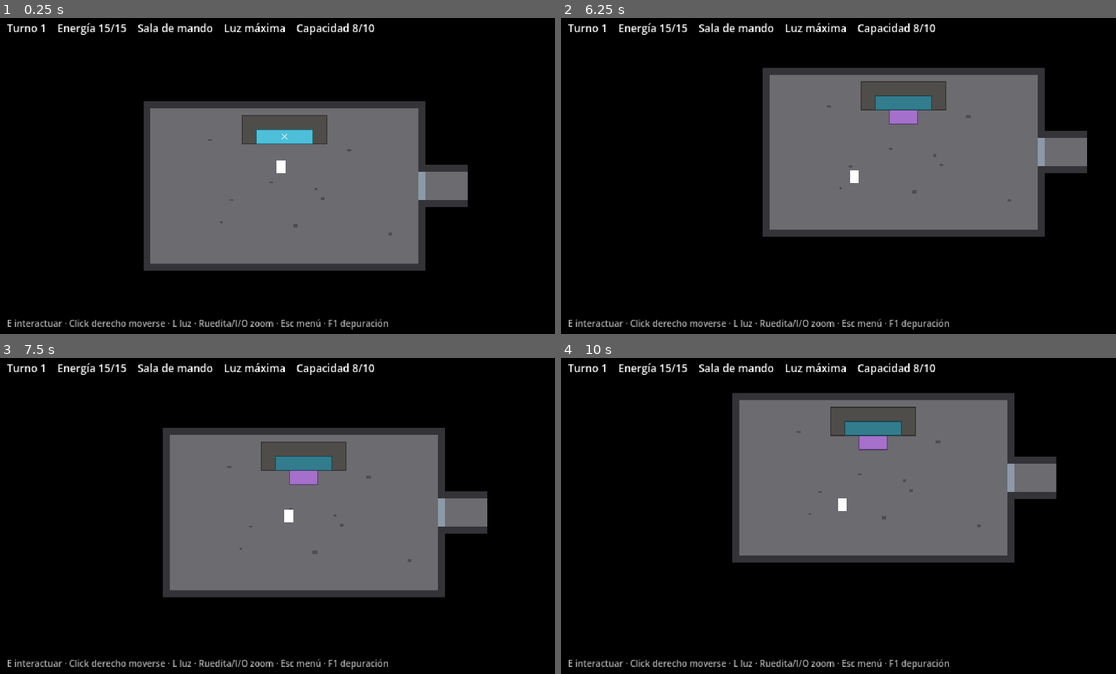
Above: before the commit, frames 1-4 (two rows, left to right).
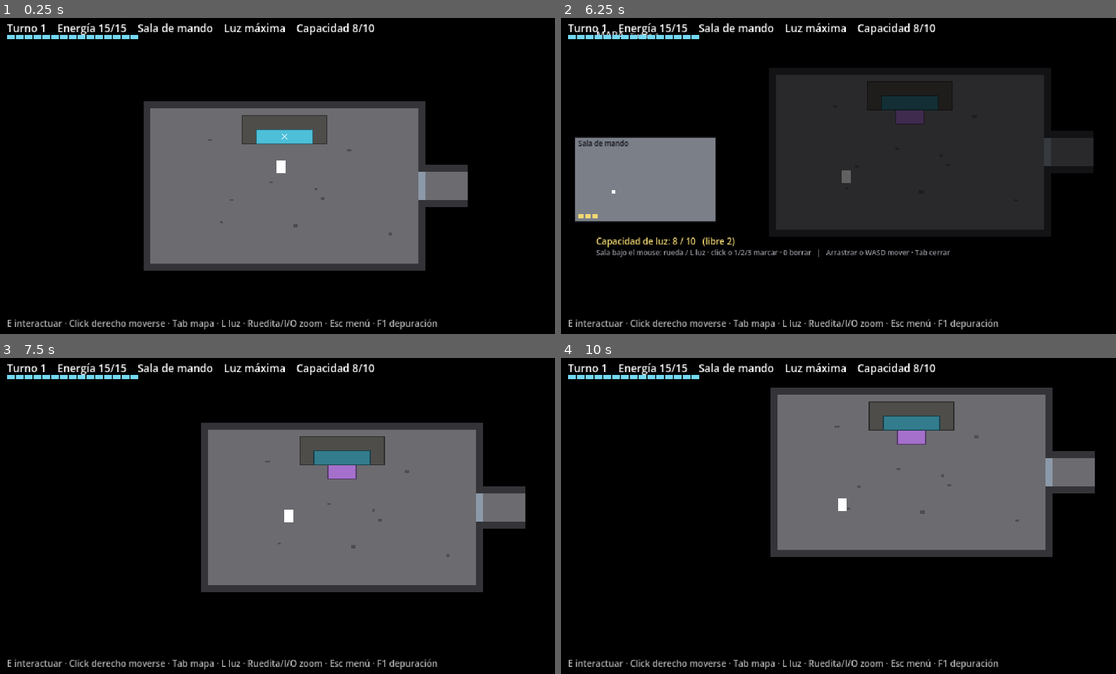
Above: after the commit, the same moments.

Repository: TeoBeltran/What-The-Ship-Remembers
Game: Godot game, scene res://escenas/juego.tscn
Two runs of this game, one before a commit and one after it. Both use one fixed random seed, a clock stepped at 60 frames per second and the inputs below.
Inputs (mouse positions are in pixels of both pictures, inside the frame that each line leads up to):
- Up to frame 1 (0.25 s): no input
- Up to frame 2 (6.25 s): tap Enter at 0.5, 2.75 s; move the mouse to (966, 160) at 0.52 s; hold D 0.53-1.28 s; tap Tab at 0.6, 6.05 s; click (966, 160) at 0.67 s; tap Space at 0.77, 1.25, 1.52, 3.02, 3.5, 3.77, 4.52, 6.02 s; tap L at 0.8, 1.35 s; move the mouse to (727, 191) at 1.27 s; hold S 1.28-2.03 s; click (727, 191) at 1.42 s; tap 1 at 1.55, 2.1 s; move the mouse to (899, 106) at 2.02 s; hold D 2.03-2.78 s; click (899, 106) at 2.17 s; tap 2 at 2.3, 2.85 s; move the mouse to (816, 239) at 2.77 s; hold W 2.78-3.53 s; click (816, 239) at 2.92 s; tap 3 at 3.05, 3.6 s; move the mouse to (1010, 223) at 3.52 s; hold A 3.53-5.03 s; click (1010, 223) at 3.67 s; tap 0 at 3.8, 4.35 s; tap Escape (ui_cancel) at 4.15 s; move the mouse to (672, 128) at 4.27 s; click (672, 128) at 4.42 s; tap Backspace at 4.55, 5.1 s; move the mouse to (871, 176) at 5.02 s; hold S 5.03-5.78 s; click (871, 176) at 5.17 s; tap Delete at 5.3, 5.85 s; move the mouse to (760, 97) at 5.77 s; hold D from 5.78 s (still down); click (760, 97) at 5.92 s
- Up to frame 3 (7.5 s): move the mouse to (405, 500) at 6.52 s; release D at 6.53 s; hold W 6.53-7.28 s; tap Tab at 6.6 s; click (405, 500) at 6.67 s; tap Space at 6.77 s; tap L at 6.8, 7.35 s; move the mouse to (166, 531) at 7.27 s; hold D from 7.28 s (still down); click (166, 531) at 7.42 s
- Up to frame 4 (10 s): tap Space at 7.52, 9.02, 9.77 s; tap 1 at 7.55, 8.1 s; move the mouse to (899, 446) at 8.02 s; release D at 8.03 s; hold S 8.03-8.78 s; click (899, 446) at 8.17 s; tap 2 at 8.3, 8.85 s; move the mouse to (816, 579) at 8.77 s; hold A 8.78-9.53 s; click (816, 579) at 8.92 s; tap 3 at 9.05, 9.6 s; move the mouse to (1010, 563) at 9.52 s; hold W from 9.53 s (still down); click (1010, 563) at 9.67 s; tap 0 at 9.8 s

The runs differ from the first frame. In frame 1, 1.0% of the frame differs, in the area x 1-79%, y 5-99%; in frame 2, 36%, in the area x 1-96%, y 4-99%; in frame 3, 15%; in frame 4, 15%.

Commit message:
Paso 7: HUD y mapa

Diff:
--- a/what-the-ship-remembers/scripts/interfaz.gd
+++ b/what-the-ship-remembers/scripts/interfaz.gd
@@ -1,7 +1,8 @@
 extends CanvasLayer
 ## Interfaz en greybox (pasos 3 a 5): estado arriba, caja de diálogo (con preguntas de opciones),
 ## avisos, indicación para interactuar, fundido a negro entre turnos y menú de pausa (Esc).
-## Paso 6: panel de luz (L) para repartir la capacidad entre las salas. En el paso 7 pasa al mapa (Tab).
+## Paso 6: panel de luz (L) para repartir la capacidad entre las salas (atajo; también se hace desde el mapa).
+## Paso 7: barra de energía y mapa con Tab (scripts/mapa.gd).
 
 signal dialogo_terminado
 signal respuesta(indice: int)
@@ -23,6 +24,8 @@
 var caja_opciones: HBoxContainer
 var negro: ColorRect
 var negro_texto: Label
+var mapa: Control
+var barra_energia: Control
 
 var _cola: Array = []          # líneas pendientes {hablante, texto}
 var _tiempo_mensaje := 0.0
@@ -35,7 +38,11 @@
 	# La interfaz está pensada a 640x360 y se agranda a la resolución real (1920x1080 → x3).
 	var escala: float = get_viewport().get_visible_rect().size.y / Medidas.UI_BASE.y
 	scale = Vector2(escala, escala)
+	# El mapa va primero: los mensajes y el estado se dibujan por encima.
+	mapa = preload("res://scripts/mapa.gd").new()
+	add_child(mapa)
 	estado = _label(Vector2(8, 4), 12)
+	_crear_barra_energia()
 	mensaje = _label(Vector2(8, 284), 12)
 	mensaje.size.x = 624
 	mensaje.horizontal_alignment = HORIZONTAL_ALIGNMENT_CENTER
@@ -368,7 +375,7 @@
 	_luz_nombres = nombres
 	_luz_salas.clear()
 	for s in Estado.salas:
-		if Estado.desbloqueadas.has(s):
+		if Estado.desbloqueadas.has(s) and Estado.visitadas.has(s):  # no revela salas donde nunca entró
 			_luz_salas.append(s)
 	_luz_salas.sort_custom(func(a, b): return int(Estado.salas[a]["numero"]) < int(Estado.salas[b]["numero"]))
 	_luz_sel = maxi(_luz_salas.find(Estado.sala_actual), 0)
@@ -448,3 +455,27 @@
 	var usada := Estado.capacidad_usada()
 	var total := Estado.cfg("capacidad_luz")
 	_luz_capacidad.text = "Capacidad: %d / %d   (libre %d)" % [usada, total, total - usada]
+
+
+# ============================================================
+# Barra de energía (paso 7)
+# ============================================================
+# Un segmento por punto de energía del turno, debajo del texto de estado.
+
+func _crear_barra_energia() -> void:
+	barra_energia = Control.new()
+	barra_energia.position = Vector2(8, 20)
+	barra_energia.size = Vector2(150, 5)
+	barra_energia.mouse_filter = Control.MOUSE_FILTER_IGNORE
+	add_child(barra_energia)
+	barra_energia.draw.connect(func():
+		var maximo := maxi(Estado.cfg("energia_por_turno"), 1)
+		var ancho := barra_energia.size.x / maximo
+		for i in maximo:
+			var lleno := i < Estado.energia
+			var c := Color(0.45, 0.85, 0.95) if lleno else Color(0.18, 0.2, 0.22)
+			if lleno and Estado.energia <= 3:
+				c = Color(0.95, 0.55, 0.35)  # poca energía
+			barra_energia.draw_rect(Rect2(i * ancho, 0, ancho - 1, barra_energia.size.y), c))
+	Estado.energia_cambiada.connect(func(_e): barra_energia.queue_redraw())
+	Estado.turno_empezado.connect(func(_t): barra_energia.queue_redraw())
--- a/what-the-ship-remembers/scripts/juego.gd
+++ b/what-the-ship-remembers/scripts/juego.gd
@@ -4,9 +4,10 @@
 ## Paso 4: objetos e interacción (E, o click derecho sobre un objeto), textos, avisos.
 ## Paso 5: interacciones forzadas como cinemática (camina solo hasta el objeto y recién ahí habla),
 ##         descansar hablando con NORA (cuando no tiene nada nuevo) y fin de turno al quedarse sin energía.
-## Paso 6: luz. Panel con L para repartir la capacidad (en el paso 7 pasa al mapa); oscuridad por sala.
+## Paso 6: luz. Panel con L para repartir la capacidad; oscuridad por sala.
+## Paso 7: mapa manteniendo Tab (luz con la rueda o L, marcas Pa/Pr/Ft) y barra de energía.
 ##
-## Controles: E interactuar · L luz · ruedita / I / O zoom · Esc menú
+## Controles: E interactuar · Tab mapa · L luz · ruedita / I / O zoom · Esc menú
 ## Pantalla: F11 pantalla completa
 ## Depuración (provisoria): F1 info e IDs · F2 abrir sala común · F3 recargar energía
 ##                          F4 turno siguiente · F5 cambiar la luz de la sala actual
@@ -41,6 +42,9 @@
 	nave.aviso.connect(ui.mostrar_mensaje)
 	ui.respuesta.connect(_on_respuesta)
 	ui.luz_pedida.connect(_on_luz_pedida)
+	ui.mapa.luz_pedida.connect(_on_luz_pedida)
+	ui.mapa.mensaje.connect(ui.mostrar_mensaje)
+	ui.mapa.configurar(nave, personaje, NOMBRES)
 	Estado.luz_cambiada.connect(func(_s, _n): _actualizar_hud(); ui.refrescar_luz())
 	Estado.evento_especial.connect(func(id):
 		if id == "arreglo_com":
@@ -63,7 +67,7 @@
 
 
 func _physics_process(_delta: float) -> void:
-	personaje.bloqueado = ui.dialogo_activo() or _fin_turno or ui.luz_abierta()
+	personaje.bloqueado = ui.dialogo_activo() or _fin_turno or ui.luz_abierta() or ui.mapa.visible
 	# ¿Entró a otra sala? (en los pasillos no se cambia de sala)
 	var sala: String = nave.sala_en(personaje.position)
 	if sala != "" and sala != Estado.sala_actual:
@@ -78,7 +82,7 @@
 		_pendiente = null
 		if obj.rect_global().grow(ALCANCE + 4 * E).has_point(personaje.position):
 			_interactuar_con(obj)
-	if ui.dialogo_activo() or ui.menu_abierto() or ui.luz_abierta() or _fin_turno or _alfa_terminado:
+	if ui.dialogo_activo() or ui.menu_abierto() or ui.luz_abierta() or ui.mapa.visible or _fin_turno or _alfa_terminado:
 		return
 	# Cinemática en curso: cuando llega (o se traba), recién ahí se dispara la interacción forzada.
 	if _cinematica != "":
@@ -172,6 +176,9 @@
 
 func _process(_delta: float) -> void:
 	camara.position = personaje.position
+	# El mapa se cierra solo si aparece un diálogo, el menú o el cambio de turno.
+	if ui.mapa.visible and (ui.dialogo_activo() or ui.menu_abierto() or _fin_turno or _alfa_terminado):
+		ui.mapa.cerrar()
 	_actualizar_indicacion()
 
 
@@ -215,7 +222,7 @@
 
 
 func _actualizar_indicacion() -> void:
-	if ui.dialogo_activo() or ui.menu_abierto() or ui.luz_abierta() or _fin_turno or _cinematica != "":
+	if ui.dialogo_activo() or ui.menu_abierto() or ui.luz_abierta() or ui.mapa.visible or _fin_turno or _cinematica != "":
 		ui.indicacion.text = ""
 		return
 	var obj = objeto_cercano()
@@ -256,7 +263,7 @@
 		ui.depuracion.text = "[DEPURACIÓN] Tiempo: %s · Luz: %d · Capacidad %d/%d · F2 abrir sala común · F3 energía · F4 turno · F5 luz" % [
 			Estado.tiempo_de(sala), Estado.luz[sala], Estado.capacidad_usada(), Estado.cfg("capacidad_luz")]
 	else:
-		ui.depuracion.text = "E interactuar · Click derecho moverse · L luz · Ruedita/I/O zoom · Esc menú · F1 depuración"
+		ui.depuracion.text = "E interactuar · Click derecho moverse · Tab mapa · L luz · Ruedita/I/O zoom · Esc menú · F1 depuración"
 
 
 func _set_depuracion(valor: bool) -> void:
@@ -284,6 +291,10 @@
 func _unhandled_input(event: InputEvent) -> void:
 	# Menú de pausa
 	if event.is_action_pressed("ui_cancel"):
+		if ui.mapa.visible:
+			ui.mapa.cerrar()
+			get_viewport().set_input_as_handled()
+			return
 		if ui.luz_abierta():
 			ui.cerrar_luz()
 			get_viewport().set_input_as_handled()
@@ -295,6 +306,33 @@
 		get_viewport().set_input_as_handled()
 		return
 	if ui.menu_abierto() or _alfa_terminado:
+		return
+	# Tab abre y cierra el mapa (no durante diálogos, el panel de luz ni el cambio de turno).
+	if event is InputEventKey and event.pressed and not event.echo and event.keycode == KEY_TAB:
+		if ui.mapa.visible:
+			ui.mapa.cerrar()
+		elif not (ui.dialogo_activo() or ui.pregunta_activa() or ui.luz_abierta() or _fin_turno):
+			if _cinematica == "":
+				personaje.detener()
+				_pendiente = null
+			ui.mapa.abrir()
+		get_viewport().set_input_as_handled()
+		return
+	# Mapa abierto: L luz, 1/2/3 marcas, 0 borrar. Sobre la sala bajo el mouse, o la actual. WASD lo mueve (mapa.gd).
+	if ui.mapa.visible:
+		if event is InputEventKey and event.pressed and not event.echo:
+			var s: String = ui.mapa.sala_objetivo()
+			match event.keycode:
+				KEY_L:
+					ui.mapa.ciclar_luz(s)
+				KEY_1, KEY_KP_1:
+					ui.mapa.marcar(s, "Pa")
+				KEY_2, KEY_KP_2:
+					ui.mapa.marcar(s, "Pr")
+				KEY_3, KEY_KP_3:
+					ui.mapa.marcar(s, "Ft")
+				KEY_0, KEY_KP_0, KEY_BACKSPACE, KEY_DELETE:
+					ui.mapa.marcar(s, "")
 		return
 	# Pregunta con opciones: ←/→ (o A/D, W/S) eligen, E / Enter / Espacio confirman; el click lo manejan los botones.
 	if ui.pregunta_activa():
--- /dev/null
+++ b/what-the-ship-remembers/scripts/mapa.gd
@@ -0,0 +1,262 @@
+extends Control
+## Mapa (paso 7, reglas de 01 sección 6). Tab lo abre y lo cierra (Esc también lo cierra). Semitransparente.
+## Se mueve arrastrando con el mouse (cualquier botón) o con WASD / flechas.
+## - Salas en las que nunca se entró: no aparecen (tampoco sus pasillos).
+## - Visitadas en turnos anteriores pero no en este: oscurecidas.
+## - Visitadas en este turno: se ven bien.
+## - Marcas del jugador por turno (Pa / Pr / Ft): el juego no las valida. Click izquierdo las cicla; 1/2/3 las ponen, 0 borra.
+## - Luz: mouse sobre una sala + rueda (o L) para subir o bajar. Muestra la capacidad usada y libre.
+## - Nunca muestra el tiempo real de la sala ni anomalías.
+## Coordenadas en 640x360 (la interfaz se escala sola).
+
+signal luz_pedida(sala: String, nivel: int)
+signal mensaje(texto: String)
+
+const MARCAS := ["", "Pa", "Pr", "Ft"]
+const AREA := Rect2(40, 34, 560, 212)
+
+const COLOR_HOY := Color(0.52, 0.54, 0.58, 0.92)
+const COLOR_ANTES := Color(0.2, 0.2, 0.22, 0.88)
+const COLOR_PASILLO_HOY := Color(0.4, 0.41, 0.44, 0.9)
+const COLOR_PASILLO_ANTES := Color(0.16, 0.16, 0.18, 0.88)
+const COLOR_LUZ_ON := Color(0.95, 0.85, 0.45)
+const COLOR_LUZ_OFF := Color(0.12, 0.12, 0.14)
+const COLOR_MARCA := Color(0.75, 0.9, 1.0)
+
+var nave: Node2D
+var personaje: Node2D
+var nombres: Dictionary = {}
+var hover := ""
+var desplazamiento := Vector2.ZERO   # cuánto se movió el mapa (arrastre o WASD)
+
+const VELOCIDAD_TECLAS := 220.0      # px por segundo (en coordenadas de 640x360)
+const LIMITE := Vector2(320, 180)    # hasta dónde se puede alejar el mapa
+const UMBRAL_CLICK := 4.0            # menos movimiento que esto = click (marca), no arrastre
+
+var _arrastrando := false
+var _boton := 0
+var _movido := 0.0
+
+var _escala := 8.0
+var _origen := Vector2.ZERO
+var _rects: Dictionary = {}    # sala -> Rect2 en el mapa
+var _pasillos: Array = []      # [a, b, Rect2 en el mapa]
+
+
+func _ready() -> void:
+	size = Medidas.UI_BASE
+	mouse_filter = Control.MOUSE_FILTER_STOP
+	visible = false
+	for s in [Estado.luz_cambiada, Estado.sala_cambiada, Estado.turno_empezado, Estado.sala_desbloqueada]:
+		s.connect(func(_a = null, _b = null): queue_redraw())
+
+
+## La llama el juego al empezar: toma la forma de la nave (salas en tiles) y la encaja en el área del mapa.
+func configurar(n: Node2D, p: Node2D, noms: Dictionary) -> void:
+	nave = n
+	personaje = p
+	nombres = noms
+	var tiles: Dictionary = {}
+	var total := Rect2()
+	var primero := true
+	for c in nave.salas:
+		var s = nave.salas[c]
+		var r := Rect2(Vector2(s.pos_tiles), Vector2(s.ancho, s.alto))
+		tiles[c] = r
+		total = r if primero else total.merge(r)
+		primero = false
+	_escala = floorf(minf(AREA.size.x / total.size.x, AREA.size.y / total.size.y))
+	_origen = AREA.position + (AREA.size - total.size * _escala) / 2.0 - total.position * _escala
+	for c in tiles:
+		_rects[c] = _a_mapa(tiles[c])
+	_pasillos.clear()
+	for p2 in nave.pasillos:
+		var piso: Rect2 = p2["piso"]
+		var r := Rect2(piso.position / Medidas.TILE, piso.size / Medidas.TILE)
+		_pasillos.append([p2["a"], p2["b"], _a_mapa(r)])
+
+
+func _a_mapa(r_tiles: Rect2) -> Rect2:
+	return Rect2(_origen + r_tiles.position * _escala, r_tiles.size * _escala)
+
+
+func abrir() -> void:
+	visible = true
+	hover = ""
+	desplazamiento = Vector2.ZERO
+	_arrastrando = false
+	queue_redraw()
+
+
+func cerrar() -> void:
+	visible = false
+	hover = ""
+	_arrastrando = false
+
+
+func se_muestra(sala: String) -> bool:
+	return Estado.visitadas.has(sala)
+
+
+func sala_bajo_mouse() -> String:
+	var m := get_local_mouse_position() - desplazamiento
+	for c in _rects:
+		if se_muestra(c) and _rects[c].has_point(m):
+			return c
+	return ""
+
+
+## Sala sobre la que actúan las teclas: la que está bajo el mouse, o la actual.
+func sala_objetivo() -> String:
+	return hover if hover != "" else Estado.sala_actual
+
+
+func _process(delta: float) -> void:
+	if not visible:
+		return
+	var dir := Vector2(
+		_tecla(KEY_D, KEY_RIGHT) - _tecla(KEY_A, KEY_LEFT),
+		_tecla(KEY_S, KEY_DOWN) - _tecla(KEY_W, KEY_UP))
+	if dir != Vector2.ZERO:
+		_mover(-dir.normalized() * VELOCIDAD_TECLAS * delta)  # D muestra lo que está a la derecha
+	var h := sala_bajo_mouse()
+	if h != hover:
+		hover = h
+	queue_redraw()  # el punto del personaje y el resaltado se actualizan en vivo
+
+
+func _tecla(a: Key, b: Key) -> float:
+	return 1.0 if Input.is_physical_key_pressed(a) or Input.is_physical_key_pressed(b) else 0.0
+
+
+func _mover(cuanto: Vector2) -> void:
+	desplazamiento = (desplazamiento + cuanto).clamp(-LIMITE, LIMITE)
+
+
+func _gui_input(event: InputEvent) -> void:
+	if event is InputEventMouseMotion:
+		if _arrastrando:
+			_mover(event.relative)
+			_movido += event.relative.length()
+		accept_event()
+		return
+	if not event is InputEventMouseButton:
+		return
+	match event.button_index:
+		MOUSE_BUTTON_WHEEL_UP:
+			if event.pressed:
+				cambiar_luz(hover, 1)
+		MOUSE_BUTTON_WHEEL_DOWN:
+			if event.pressed:
+				cambiar_luz(hover, -1)
+		MOUSE_BUTTON_LEFT, MOUSE_BUTTON_RIGHT, MOUSE_BUTTON_MIDDLE:
+			if event.pressed and not _arrastrando:
+				_arrastrando = true
+				_boton = event.button_index
+				_movido = 0.0
+			elif not event.pressed and event.button_index == _boton:
+				_arrastrando = false
+				# Click izquierdo sin arrastrar: cambia la marca de la sala.
+				if _boton == MOUSE_BUTTON_LEFT and _movido < UMBRAL_CLICK and hover != "":
+					ciclar_marca(hover)
+	accept_event()
+
+
+# ---------------- luz ----------------
+
+func cambiar_luz(sala: String, paso: int) -> void:
+	if sala == "":
+		return
+	luz_pedida.emit(sala, int(Estado.luz[sala]) + paso)
+
+
+## Tecla L: sube un nivel; pasado el máximo posible (o sin capacidad), vuelve a apagada.
+func ciclar_luz(sala: String) -> void:
+	if sala == "":
+		return
+	var n := int(Estado.luz[sala]) + 1
+	if n > Estado.luz_maxima(sala) or Estado.motivo_no_luz(sala, n) != "":
+		n = 0
+	luz_pedida.emit(sala, n)
+
+
+# ---------------- marcas ----------------
+
+func marcar(sala: String, marca: String) -> void:
+	if sala == "":
+		return
+	if not Estado.visitadas_turno.has(sala):
+		mensaje.emit("Todavía no entré a %s en este turno." % nombres.get(sala, sala).to_lower())
+		return
+	if marca == "":
+		Estado.marcas.erase(sala)
+	else:
+		Estado.marcas[sala] = marca
+	queue_redraw()
+
+
+func ciclar_marca(sala: String) -> void:
+	var i := MARCAS.find(Estado.marcas.get(sala, ""))
+	marcar(sala, MARCAS[(i + 1) % MARCAS.size()])
+
+
+# ---------------- dibujo ----------------
+
+func _draw() -> void:
+	var fuente := ThemeDB.fallback_font
+	draw_rect(Rect2(Vector2.ZERO, size), Color(0, 0, 0, 0.62))
+	draw_string(fuente, Vector2(40, 24), "MAPA", HORIZONTAL_ALIGNMENT_LEFT, -1, 11, Color(0.9, 0.9, 0.92))
+	draw_string(fuente, Vector2(78, 24), "Turno %d" % Estado.turno, HORIZONTAL_ALIGNMENT_LEFT, -1, 9, Color(0.6, 0.6, 0.64))
+
+	# Todo lo de la nave se dibuja corrido según el desplazamiento; el pie queda fijo.
+	draw_set_transform(desplazamiento)
+	# Pasillos: solo entre salas que se muestran.
+	for p in _pasillos:
+		if se_muestra(p[0]) and se_muestra(p[1]):
+			var hoy: bool = Estado.visitadas_turno.has(p[0]) and Estado.visitadas_turno.has(p[1])
+			draw_rect(p[2], COLOR_PASILLO_HOY if hoy else COLOR_PASILLO_ANTES)
+
+	for c in _rects:
+		if not se_muestra(c):
+			continue
+		var r: Rect2 = _rects[c]
+		var hoy := Estado.visitadas_turno.has(c)
+		draw_rect(r, COLOR_HOY if hoy else COLOR_ANTES)
+		var borde := Color(1, 1, 1, 0.95) if c == hover else Color(0.08, 0.08, 0.09)
+		draw_rect(r, borde, false, 1.0)
+		var texto_c := Color(0.08, 0.08, 0.1) if hoy else Color(0.55, 0.55, 0.58)
+		draw_string(fuente, r.position + Vector2(4, 10), nombres.get(c, c), HORIZONTAL_ALIGNMENT_LEFT, r.size.x - 8, 8, texto_c)
+		# Luz: tres cuadritos abajo a la izquierda (× = no llega a ese nivel).
+		var nivel := int(Estado.luz[c])
+		var maximo := Estado.luz_maxima(c)
+		for n in range(1, 4):
+			var q := Rect2(r.position + Vector2(4 + (n - 1) * 8, r.size.y - 9), Vector2(6, 5))
+			if n <= maximo:
+				draw_rect(q, COLOR_LUZ_ON if n <= nivel else COLOR_LUZ_OFF)
+			else:
+				draw_rect(q, COLOR_LUZ_OFF, false, 1.0)
+		# Marca del jugador (arriba a la derecha).
+		var marca: String = Estado.marcas.get(c, "")
+		if marca != "":
+			var caja := Rect2(r.end.x - 19, r.position.y + 3, 16, 10)
+			draw_rect(caja, Color(0.05, 0.08, 0.12, 0.9))
+			draw_rect(caja, COLOR_MARCA, false, 1.0)
+			draw_string(fuente, caja.position + Vector2(0, 8), marca, HORIZONTAL_ALIGNMENT_CENTER, caja.size.x, 8, COLOR_MARCA)
+
+	# Dónde estoy.
+	if personaje:
+		var p := _origen + personaje.position / Medidas.TILE * _escala
+		draw_rect(Rect2(p - Vector2(2, 2), Vector2(4, 4)), Color.WHITE)
+
+	draw_set_transform(Vector2.ZERO)
+	# Pie: capacidad y controles.
+	var usada := Estado.capacidad_usada()
+	var total := Estado.cfg("capacidad_luz")
+	draw_string(fuente, Vector2(40, 258), "Capacidad de luz: %d / %d   (libre %d)" % [usada, total, total - usada], HORIZONTAL_ALIGNMENT_LEFT, -1, 10, COLOR_LUZ_ON)
+	var ayuda := "Sala bajo el mouse: rueda / L luz · click o 1/2/3 marcar · 0 borrar   |   Arrastrar o WASD mover · Tab cerrar"
+	draw_string(fuente, Vector2(40, 270), ayuda, HORIZONTAL_ALIGNMENT_LEFT, -1, 8, Color(0.6, 0.6, 0.64))
+	if hover != "":
+		var info := "%s · luz %s" % [nombres.get(hover, hover), Estado.NOMBRES_LUZ[int(Estado.luz[hover])].to_lower()]
+		if not Estado.visitadas_turno.has(hover):
+			info += " · no entraste en este turno"
+		draw_string(fuente, Vector2(40, 281), info, HORIZONTAL_ALIGNMENT_LEFT, -1, 8, Color(0.85, 0.9, 1.0))
Not shown, added: what-the-ship-remembers/scripts/mapa.gd.uid
